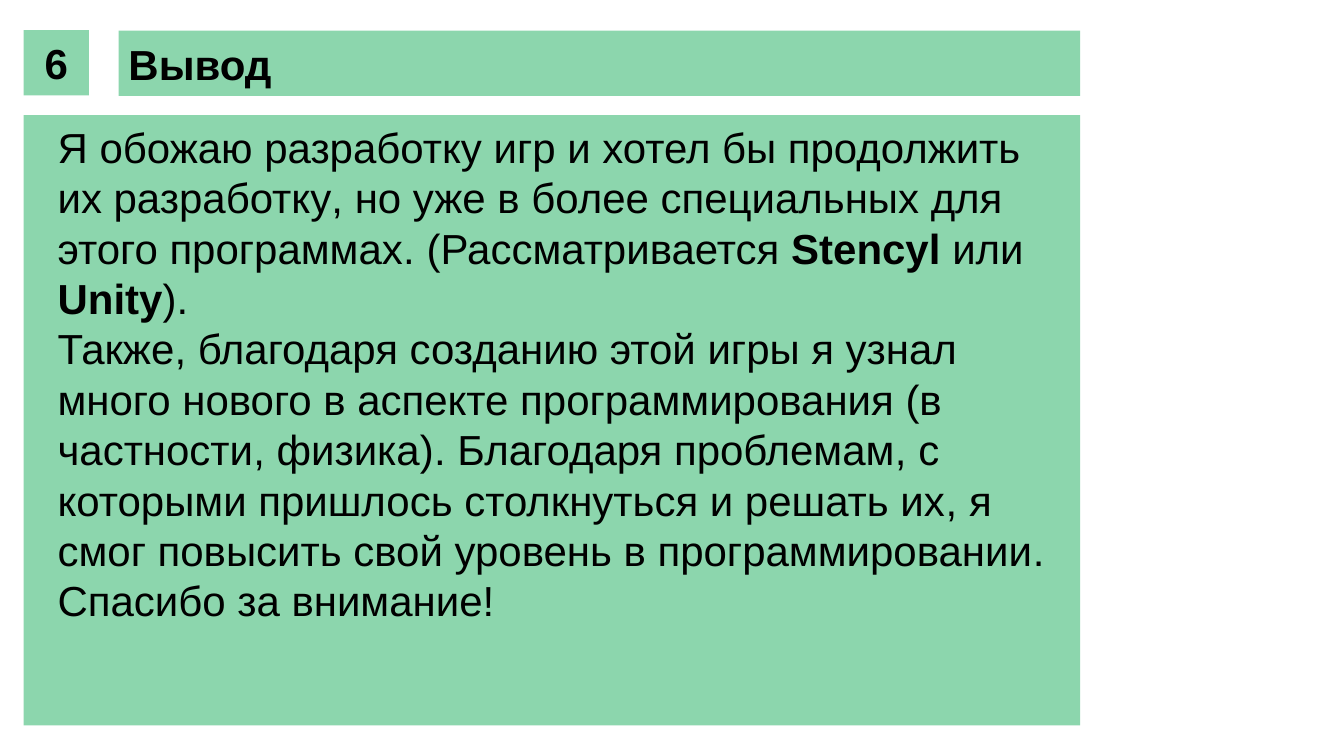
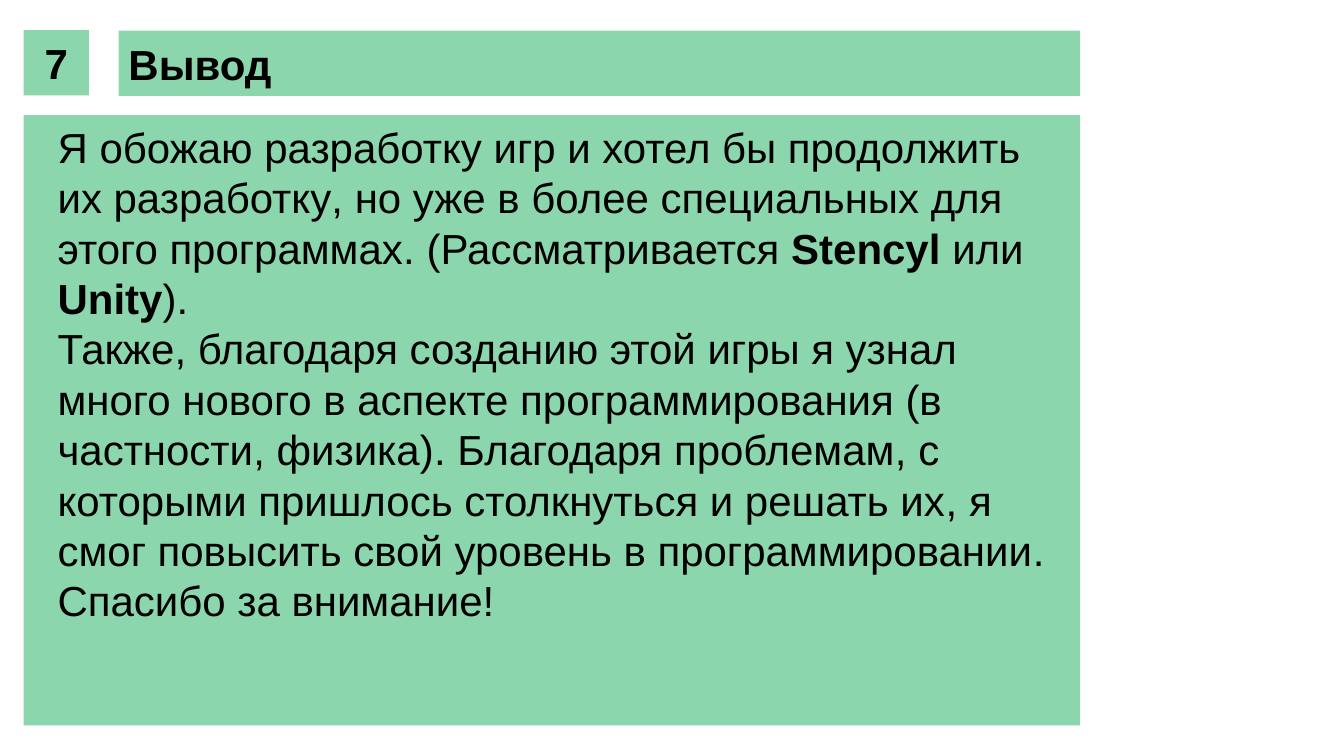
Before and after one commit to Stremyguy/my-game, a slide deck: slide 8 of GamePresentation.pptx (slide 7 before the commit). Drawn at 1344x756 pixels with LibreOffice and Linux fonts; fonts in the diff are those of the drawing. Boxes give left, top, right and bottom in pixels: in the first picture for what was removed or moved away, otherwise in the second. Text is boxed around its words. In the diff, an @@ line names an element or a change of style, - is before the commit and + after.

```diff
--- a/GamePresentation.pptx
+++ b/GamePresentation.pptx
@@ text in rectangle at bbox=[45, 50, 68, 79]: text changed @@
-6
+7
```
Also in this commit, not shown: 1 other slide changed, 1 slide added, 12 other files.
